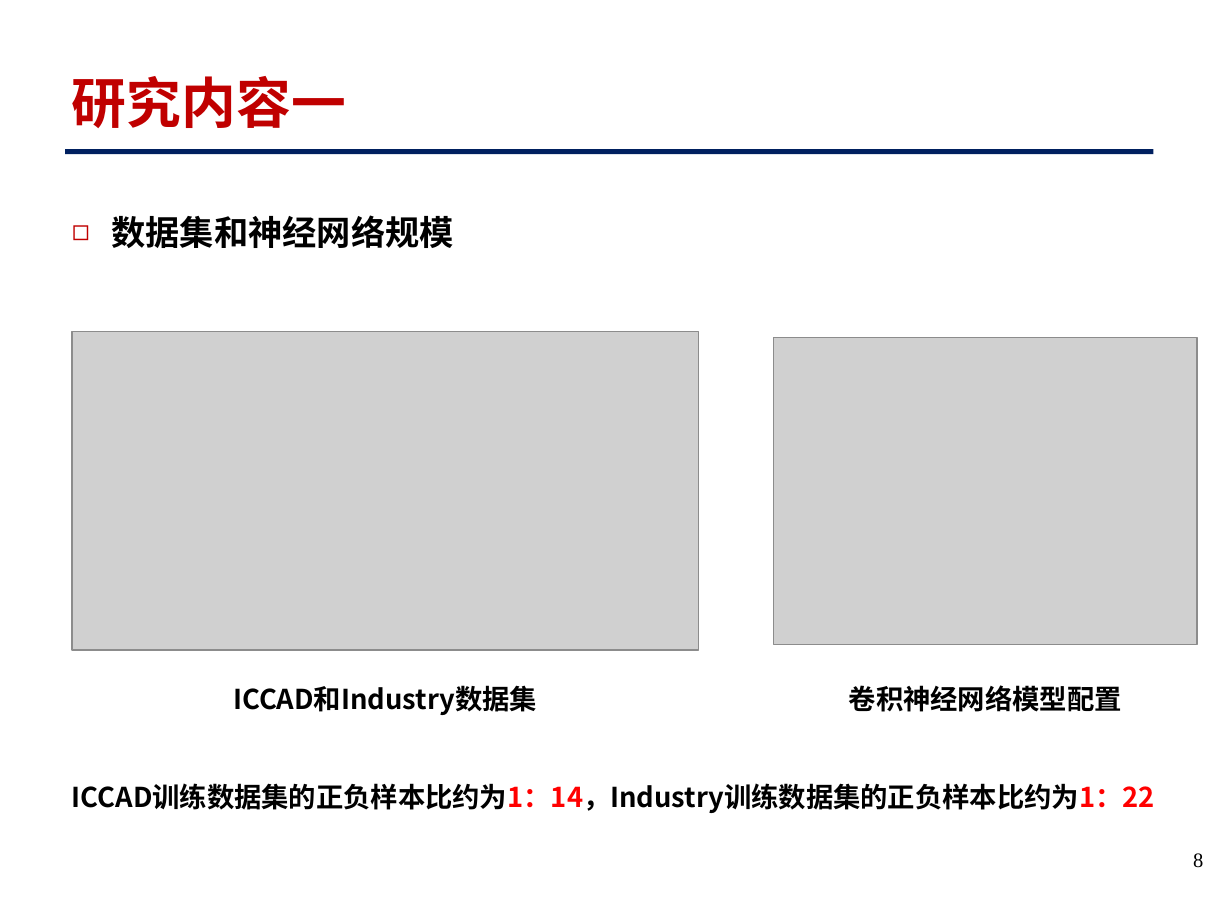
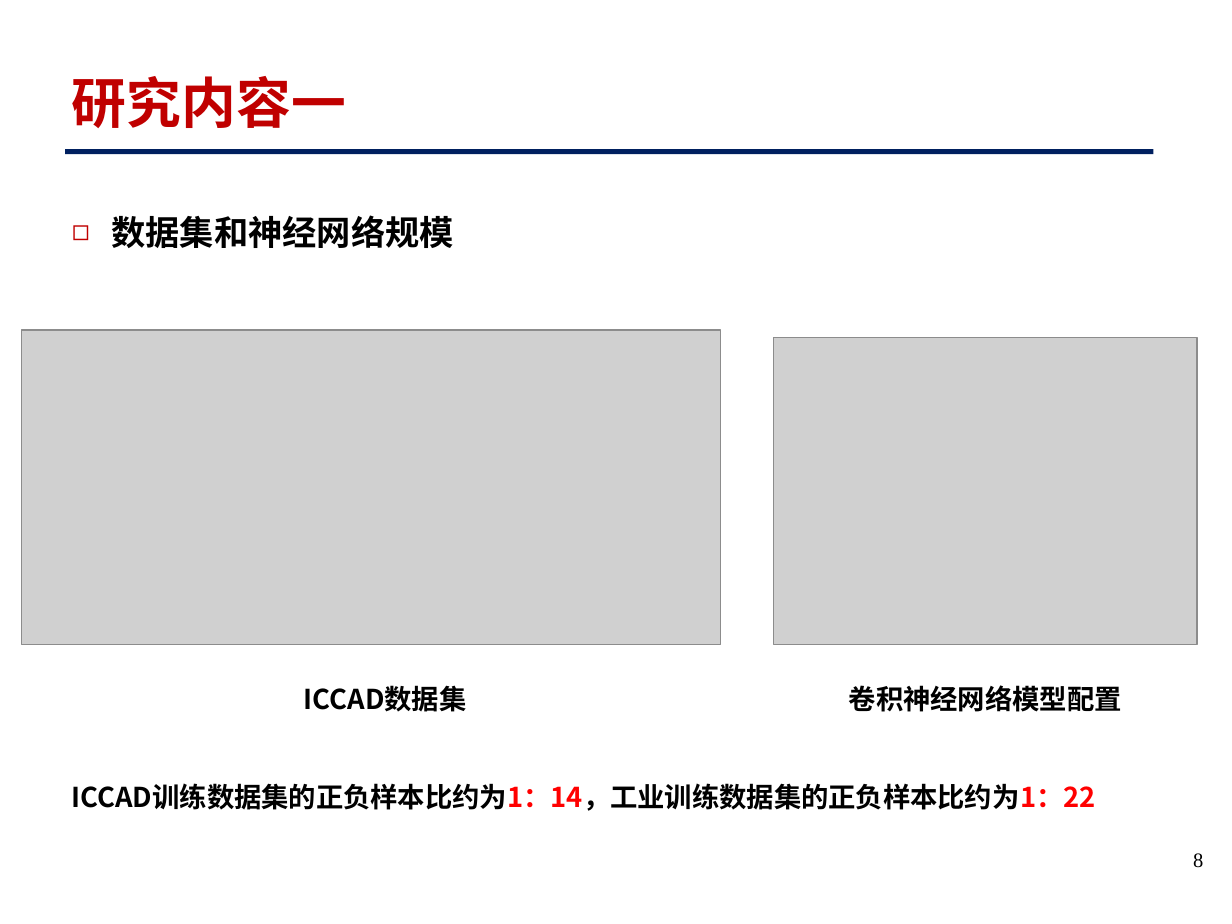
Before and after one commit to lxz36/GitProjectFor-FL-Series-BasedOnHotspotDetection, a slide deck: slide 8 of 联邦蒸馏学习小文章项目-相关ppt+文章+论文源代码/参考文献+联邦+蒸馏学习+icassp+光刻热点参考文献+相关资料ppt/2024-07-31 联邦蒸馏学习-基于卷积.pptx. Drawn at 1232x924 pixels with LibreOffice and Linux fonts; fonts in the diff are those of the drawing; grey boxes stand for pictures. Boxes give left, top, right and bottom in pixels: in the first picture for what was removed or moved away, otherwise in the second. Text is boxed around its words. In the diff, an @@ line names an element or a change of style, - is before the commit and + after.

```diff
--- a/联邦蒸馏学习小文章项目-相关ppt+文章+论文源代码/参考文献+联邦+蒸馏学习+icassp+光刻热点参考文献+相关资料ppt/2024-07-31 联邦蒸馏学习-基于卷积.pptx
+++ b/联邦蒸馏学习小文章项目-相关ppt+文章+论文源代码/参考文献+联邦+蒸馏学习+icassp+光刻热点参考文献+相关资料ppt/2024-07-31 联邦蒸馏学习-基于卷积.pptx
@@ picture: place and size @@
-picture at <box>71,331,697,650</box>
+picture at <box>21,330,721,644</box>
@@ text at <box>304,685,467,712</box>: text changed @@
-ICCAD和Industry数据集
+ICCAD数据集
@@ text at <box>72,783,1096,811</box>: text changed @@
-ICCAD训练数据集的正负样本比约为1：14，Industry训练数据集的正负样本比约为1：22
+ICCAD训练数据集的正负样本比约为1：14，工业训练数据集的正负样本比约为1：22
```
Also in this commit, not shown: 3 slides removed.
